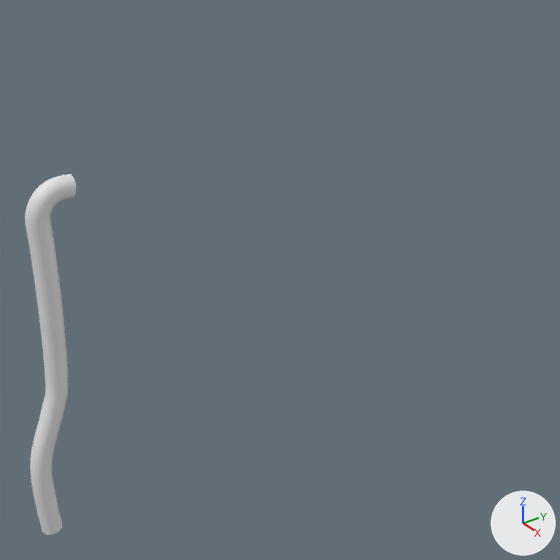
The Blender file barstool.blend, before and after one commit.
The view is the same before and after, from a 50 mm camera at (6.0, -5.97, 3.96) aimed at (0.03, -1.66, 0.08). Every picture has the same lights, and +X, +Y and +Z are marked at lower right.

Names of what the first picture shows: 'BézierCurve'.
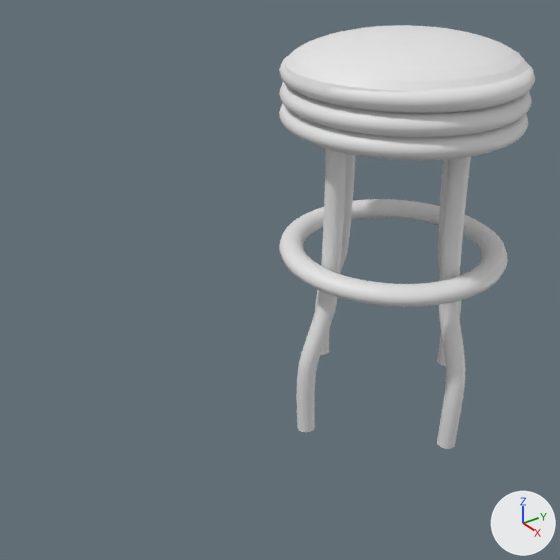
What changed in the scene script:
```text
Add me_béziercurve_004:
    me_béziercurve_004.from_pydata(...)  # 5400 vertices, 5184 faces; spans x -0.37..0.25, y -1.28..1.28, z -2.18..1.43
    me_béziercurve_004.polygons.foreach_set('use_smooth', [True] * 5184)
Add me_sphere_001:
    me_sphere_001.from_pydata(...)  # 257 vertices, 256 faces; spans x -1.0..1.0, y -1.0..1.0, z -0.01..0.99
Add me_béziercircle_003:
    me_béziercircle_003.from_pydata(...)  # a torus around z (ring radius 1.0, tube radius 0.12) spanning x -1.12..1.12, y -1.12..1.12, z -0.11..0.11
    me_béziercircle_003.polygons.foreach_set('use_smooth', [True] * 480)
Add me_béziercircle_002:
    me_béziercircle_002.from_pydata(...)  # a torus around z (ring radius 1.0, tube radius 0.12) spanning x -1.12..1.12, y -1.12..1.12, z -0.11..0.11
    me_béziercircle_002.polygons.foreach_set('use_smooth', [True] * 480)
Add me_béziercircle_001:
    me_béziercircle_001.from_pydata(...)  # a torus around z (ring radius 1.0, tube radius 0.12) spanning x -1.12..1.12, y -1.12..1.12, z -0.11..0.11
    me_béziercircle_001.polygons.foreach_set('use_smooth', [True] * 480)
Add me_béziercircle:
    me_béziercircle.from_pydata(...)  # a torus around z (ring radius 1.0, tube radius 0.12) spanning x -1.12..1.12, y -1.12..1.12, z -0.11..0.11
    me_béziercircle.polygons.foreach_set('use_smooth', [True] * 480)
Add me_béziercurve_001:
    me_béziercurve_001.from_pydata(...)  # 1296 vertices, 1232 faces; spans x -0.37..0.25, y -1.28..1.28, z -2.18..1.43
    me_béziercurve_001.polygons.foreach_set('use_smooth', [True] * 1232)
Change ob_béziercurve:
    ob_béziercurve: bpy.data.objects.new('BézierCurve', cu_béziercurve_004) -> bpy.data.objects.new('BézierCurve', me_béziercurve_004)
    ob_béziercurve.location: (0.0, -4.41, -0.78) -> (0.0, 0.0, 0.2)
    ob_béziercurve.rotation_euler: (0.0, 1.571, 0.0) -> (0.0, -0.116, 0.0)  # degrees (0, 90, 0) -> degrees (0, -6.6, 0)
    ob_béziercurve.scale: (1.0, 1.0, 1.0) -> (1.06, 1.06, 1.06)
Add ob_sphere:
    ob_sphere = bpy.data.objects.new('Sphere', me_sphere_001)
    ob_sphere.location = (0.0, 0.0, 2.1)
    ob_sphere.scale = (1.25, 1.33, 0.382)
Add ob_béziercircle_003:
    ob_béziercircle_003 = bpy.data.objects.new('BézierCircle.003', me_béziercircle_003)
    ob_béziercircle_003.location = (0.0, 0.0, 2.07)
    ob_béziercircle_003.scale = (1.19, 1.19, 0.964)
Add ob_béziercircle_002:
    ob_béziercircle_002 = bpy.data.objects.new('BézierCircle.002', me_béziercircle_002)
    ob_béziercircle_002.location = (0.0, 0.0, 1.84)
    ob_béziercircle_002.scale = (1.19, 1.19, 0.964)
Add ob_béziercircle_001:
    ob_béziercircle_001 = bpy.data.objects.new('BézierCircle.001', me_béziercircle_001)
    ob_béziercircle_001.location = (0.0, 0.0, 1.61)
    ob_béziercircle_001.scale = (1.19, 1.19, 0.964)
Add ob_béziercircle:
    ob_béziercircle = bpy.data.objects.new('BézierCircle', me_béziercircle)
    ob_béziercircle.location = (0.0, 0.0, 0.0)
    ob_béziercircle.scale = (1.19, 1.19, 1.0)
Add ob_béziercurve_001:
    ob_béziercurve_001 = bpy.data.objects.new('BézierCurve.001', me_béziercurve_001)
    ob_béziercurve_001.location = (0.0, 0.0, 0.22)
    ob_béziercurve_001.rotation_euler = (0.0, -0.105, 1.549)  # degrees (0, -6, 89)
    ob_béziercurve_001.scale = (1.06, 1.06, 1.06)
```

Where the change shows, as pixel boxes [x1, y1, x2, y2] in the pictures (560 x 560 px):
'BézierCurve', reshaped, moved, turned, rescaled: before [25, 174, 76, 535]; after [296, 149, 461, 432]
'Sphere', added: after [284, 25, 529, 92]
'BézierCircle', added: after [279, 199, 508, 307]
'BézierCurve.001', added: after [315, 154, 471, 449]
'BézierCircle.002', added: after [279, 82, 532, 138]
'BézierCircle.001', added: after [279, 104, 529, 161]
'BézierCircle.003', added: after [279, 56, 535, 113]
